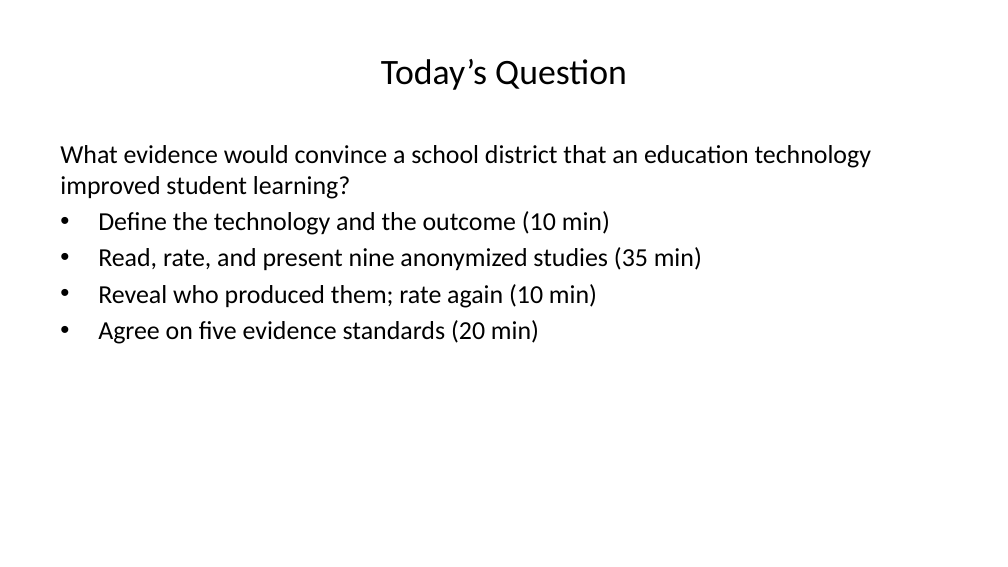
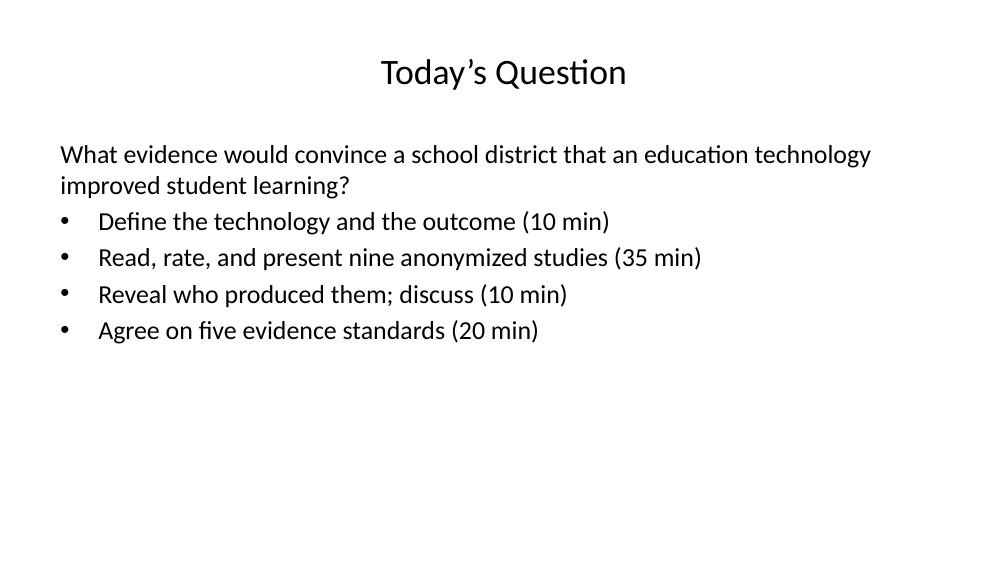
Before and after one commit to steffenerickson/edtech-evidence-lab, a slide deck: slide 3 of slides/output/edtech_slides_v1.pptx. Drawn at 1008x567 pixels with LibreOffice and Linux fonts; fonts in the diff are those of the drawing. Boxes give left, top, right and bottom in pixels: in the first picture for what was removed or moved away, otherwise in the second. Text is boxed around its words. In the diff, an @@ line names an element or a change of style, - is before the commit and + after.

```diff
--- a/slides/output/edtech_slides_v1.pptx
+++ b/slides/output/edtech_slides_v1.pptx
@@ text at bbox=[98, 284, 568, 308]: text changed @@
-• Reveal who produced them; rate again (10 min)
+• Reveal who produced them; discuss (10 min)
```
Also in this commit, not shown: 2 other slides changed, 1 slide added, 2 slides removed, 7 other files.
